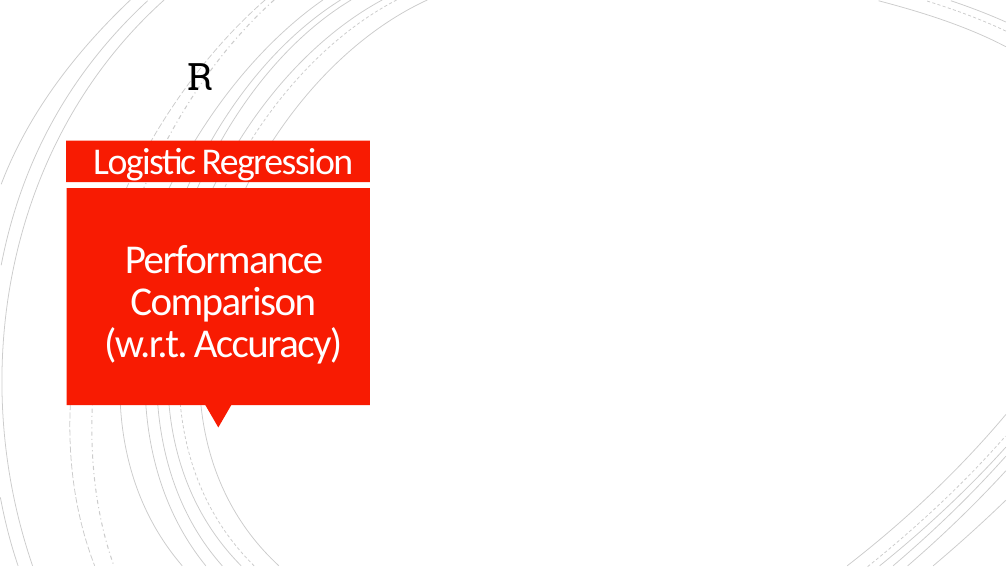
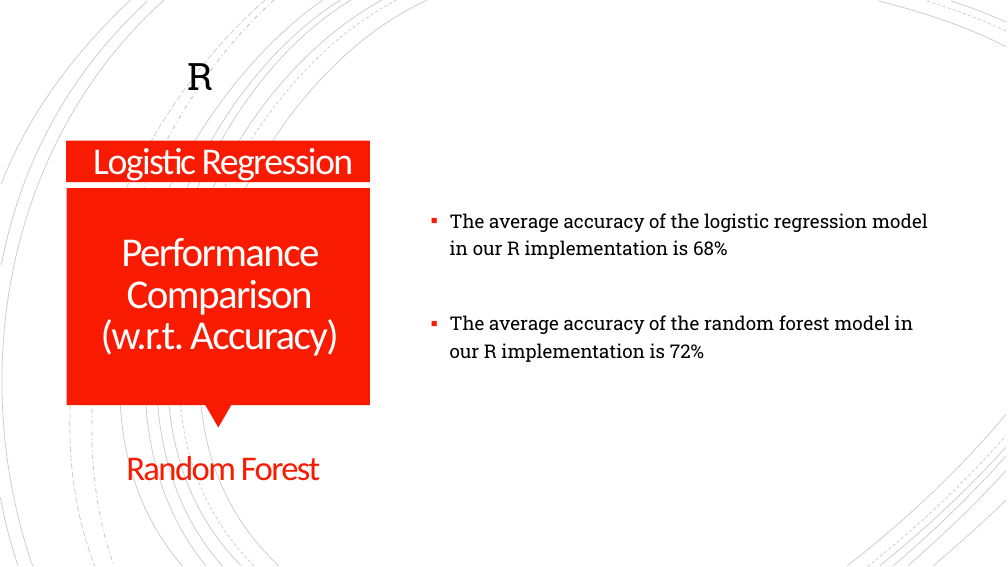
Before and after one commit to ymart1n/ML-Research-Repo, a slide deck: slide 7 of Homework 1/hw1-pre.pptx. Drawn at 1008x567 pixels with LibreOffice and Linux fonts; fonts in the diff are those of the drawing. Boxes give left, top, right and bottom in pixels: in the first picture for what was removed or moved away, otherwise in the second. Text is boxed around its words. In the diff, an @@ line names an element or a change of style, - is before the commit and + after.

```diff
--- a/Homework 1/hw1-pre.pptx
+++ b/Homework 1/hw1-pre.pptx
@@ text "Performance Comparison": place and size @@
-text "Performance Comparison" at (104,245,343,364)
+text "Performance Comparison" at (101,238,339,356)
@@ text added at (450,213,928,362), 18 pt, text #000000 @@
+▪ The average accuracy of the logistic regression model in our R implementation is 68%
+▪ The average accuracy of the random forest model in our R implementation is 72%
@@ text added at (126,452,320,489), 33 pt, text #F81B02 @@
+Random Forest
```
Also in this commit, not shown: 3 other slides changed, 1 slide added, 3 slides removed, 3 other files.
